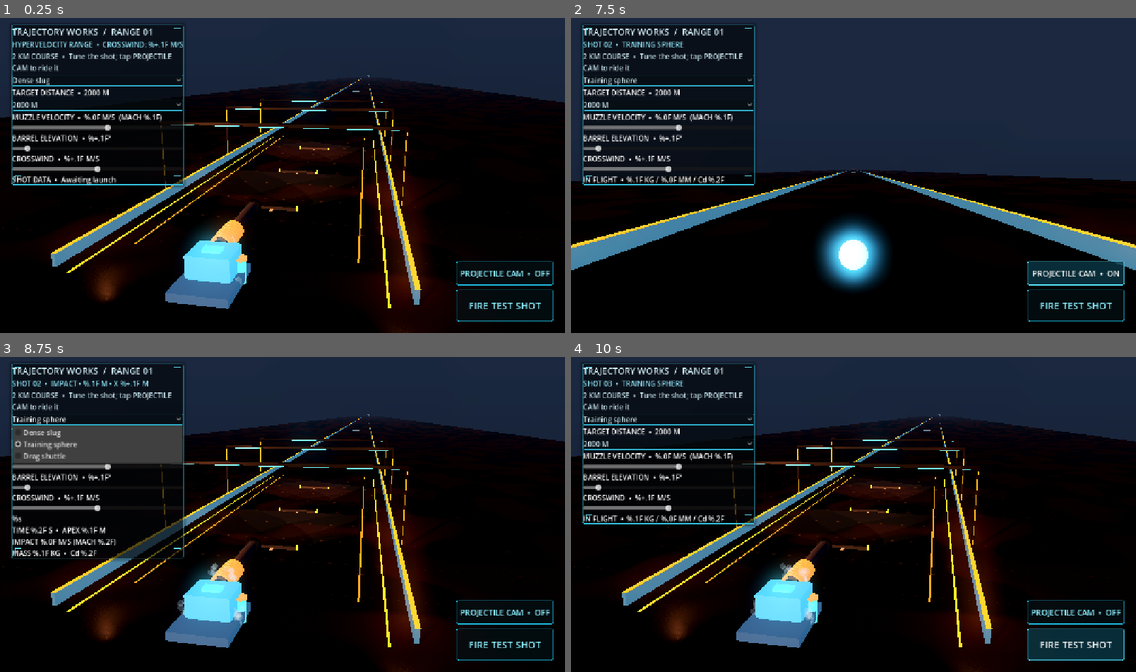
Above: before the commit, frames 1-4 (two rows, left to right).
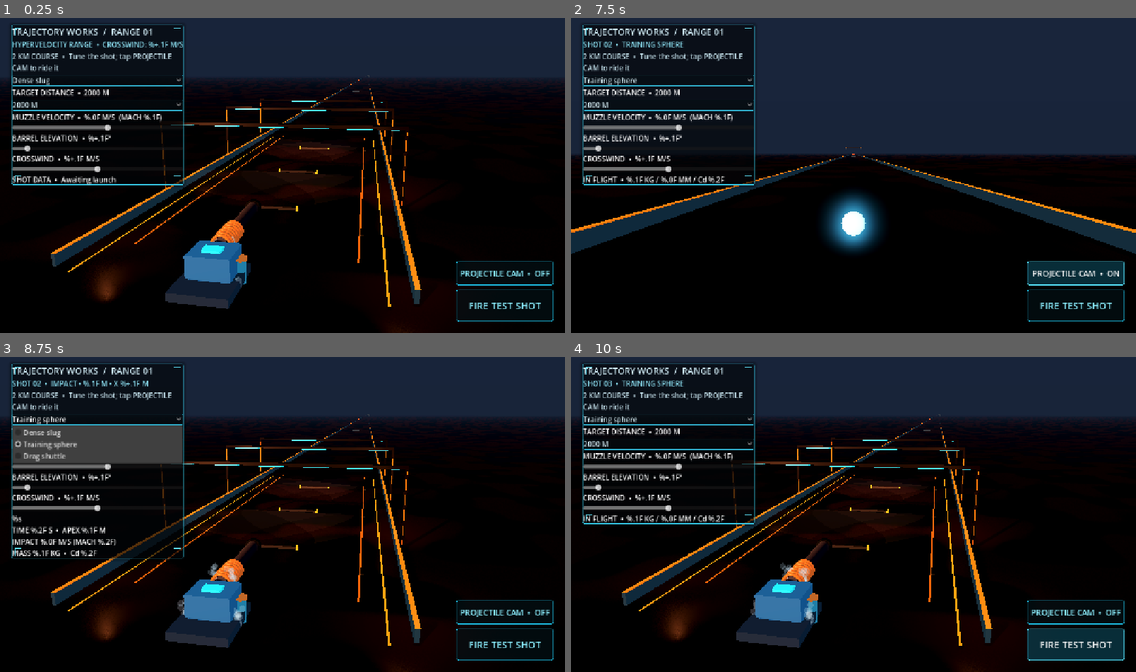
Above: after the commit, the same moments.

Repository: tpylman90-ctrl/Trajectory-Works
Game: Godot game, scene res://scenes/range.tscn
Two runs of this game, one before a commit and one after it. Both use one fixed random seed, a clock stepped at 60 frames per second and the inputs below.
Inputs:
- Up to frame 1 (0.25 s): no input
- Up to frame 2 (7.5 s): click "PROJECTILE CAM • OFF" at 0.5 s; click "PROJECTILE CAM • ON" at 1.25 s; click "Dense slug" at 2 s; click "2000 M" at 2.75 s; click "Training sphere" at 3.5 s; click "FIRE TEST SHOT" at 4.25 s; click "Training sphere" at 5 s; click "2000 M" at 5.75 s; click "FIRE TEST SHOT" at 6.5 s; click "PROJECTILE CAM • OFF" at 7.25 s
- Up to frame 3 (8.75 s): click "Training sphere" at 8 s
- Up to frame 4 (10 s): click "2000 M" at 8.75 s; click "FIRE TEST SHOT" at 9.5 s

The runs differ from the first frame. In frame 1, 9.5% of the frame differs, in the area x 0-100%, y 18-93%; in frame 2, 14%, in the area x 0-100%, y 41-87%; in frame 3, 9.4%; in frame 4, 9.4%.

Commit message:
Keep long-range projectile view grounded

Diff:
--- a/scripts/range.gd
+++ b/scripts/range.gd
@@ -35,6 +35,8 @@
 var camera_dragging := false
 var active_shots: Dictionary = {}
 var barrel_pivot: Node3D
+var ground_visual: MeshInstance3D
+var ground_home := Vector3(0.0, -0.12, 0.0)
 
 
 func _ready() -> void:
@@ -114,13 +116,13 @@
 	environment.glow_enabled = true
 	for level in range(7):
 		environment.set_glow_level(level, 0.0)
-	environment.set_glow_level(0, 0.62)
-	environment.set_glow_level(1, 0.42)
-	environment.set_glow_level(2, 0.18)
-	environment.glow_intensity = 1.08
-	environment.glow_strength = 1.12
-	environment.glow_bloom = 0.12
-	environment.glow_hdr_threshold = 0.68
+	environment.set_glow_level(0, 0.34)
+	environment.set_glow_level(1, 0.19)
+	environment.set_glow_level(2, 0.07)
+	environment.glow_intensity = 0.86
+	environment.glow_strength = 0.92
+	environment.glow_bloom = 0.045
+	environment.glow_hdr_threshold = 1.25
 	environment.tonemap_mode = Environment.TONE_MAPPER_FILMIC
 	world.environment = environment
 	add_child(world)
@@ -134,22 +136,26 @@
 
 	camera = Camera3D.new()
 	camera.fov = 43.0
+	camera.far = 110000.0
 	add_child(camera)
 	_update_camera()
 	camera.make_current()
 
-	var ground := MeshInstance3D.new()
+	ground_visual = MeshInstance3D.new()
+	ground_visual.name = "Projectile-following render ground"
 	var ground_mesh := PlaneMesh.new()
-	ground_mesh.size = Vector2(160.0, 2300.0)
-	ground.mesh = ground_mesh
-	ground.position = Vector3(0.0, -0.12, -950.0)
-	ground.material_override = _ground_material()
-	add_child(ground)
+	# One large shader-driven tile follows the projectile so the horizon never exposes a board edge.
+	ground_mesh.size = Vector2(100000.0, 100000.0)
+	ground_visual.mesh = ground_mesh
+	ground_visual.position = ground_home
+	ground_visual.material_override = _ground_material()
+	add_child(ground_visual)
 	var ground_body := StaticBody3D.new()
-	ground_body.position = ground.position
+	ground_body.name = "Continuous long-range collision floor"
+	ground_body.position = Vector3(0.0, -0.12, 0.0)
 	var ground_collision := CollisionShape3D.new()
 	var ground_shape := BoxShape3D.new()
-	ground_shape.size = Vector3(160.0, 0.2, 2300.0)
+	ground_shape.size = Vector3(100000.0, 0.2, 100000.0)
 	ground_collision.shape = ground_shape
 	ground_body.add_child(ground_collision)
 	add_child(ground_body)
@@ -595,6 +601,8 @@
 			_update_projectile_camera(followed_projectile)
 	else:
 		followed_projectile = null
+		if is_instance_valid(ground_visual):
+			ground_visual.position = ground_home
 		_update_camera()
 	if is_instance_valid(projectile_camera_button):
 		projectile_camera_button.text = "PROJECTILE CAM  •  ON" if projectile_camera_enabled else "PROJECTILE CAM  •  OFF"
@@ -605,10 +613,12 @@
 		return
 	var velocity := projectile.linear_velocity
 	var forward := velocity.normalized() if velocity.length_squared() > 1.0 else -projectile.global_transform.basis.z.normalized()
-	var camera_up := Vector3.FORWARD if absf(forward.dot(Vector3.UP)) > 0.96 else Vector3.UP
-	camera.fov = 62.0
+	# Keep the chase view attached to the shot without pitching straight into empty sky.
+	# A slight downward bias preserves the course and horizon while the projectile remains in frame.
+	var view_forward := Vector3(forward.x, clampf(forward.y * 0.34 - 0.08, -0.35, 0.18), forward.z).normalized()
+	camera.fov = 72.0
 	camera.global_position = projectile.global_position - forward * 1.8 + Vector3.UP * 0.58
-	camera.look_at(projectile.global_position + forward * 35.0, camera_up)
+	camera.look_at(projectile.global_position + view_forward * 35.0, Vector3.UP)
 
 
 func _on_target_distance_selected(index: int) -> void:
@@ -785,6 +795,8 @@
 			if velocity.length() > 1.0:
 				projectile.look_at(projectile.global_position + velocity.normalized(), Vector3.UP)
 		if projectile == followed_projectile:
+			if is_instance_valid(ground_visual):
+				ground_visual.global_position = Vector3(projectile.global_position.x, ground_home.y, projectile.global_position.z)
 			_update_projectile_camera(projectile)
 		shot.time = float(shot.time) + delta
 		shot.max_height = maxf(float(shot.max_height), projectile.global_position.y)
@@ -928,11 +940,11 @@
 	if color.b > color.r * 1.7 and color.g > color.r * 1.7:
 		material.emission_enabled = true
 		material.emission = color
-		material.emission_energy_multiplier = 2.3
+		material.emission_energy_multiplier = 0.9
 	elif color.r > color.g * 1.35 and color.g > color.b * 2.0:
 		material.emission_enabled = true
 		material.emission = color
-		material.emission_energy_multiplier = 1.5
+		material.emission_energy_multiplier = 0.8
 	return material
 
 func _ground_material() -> ShaderMaterial:
